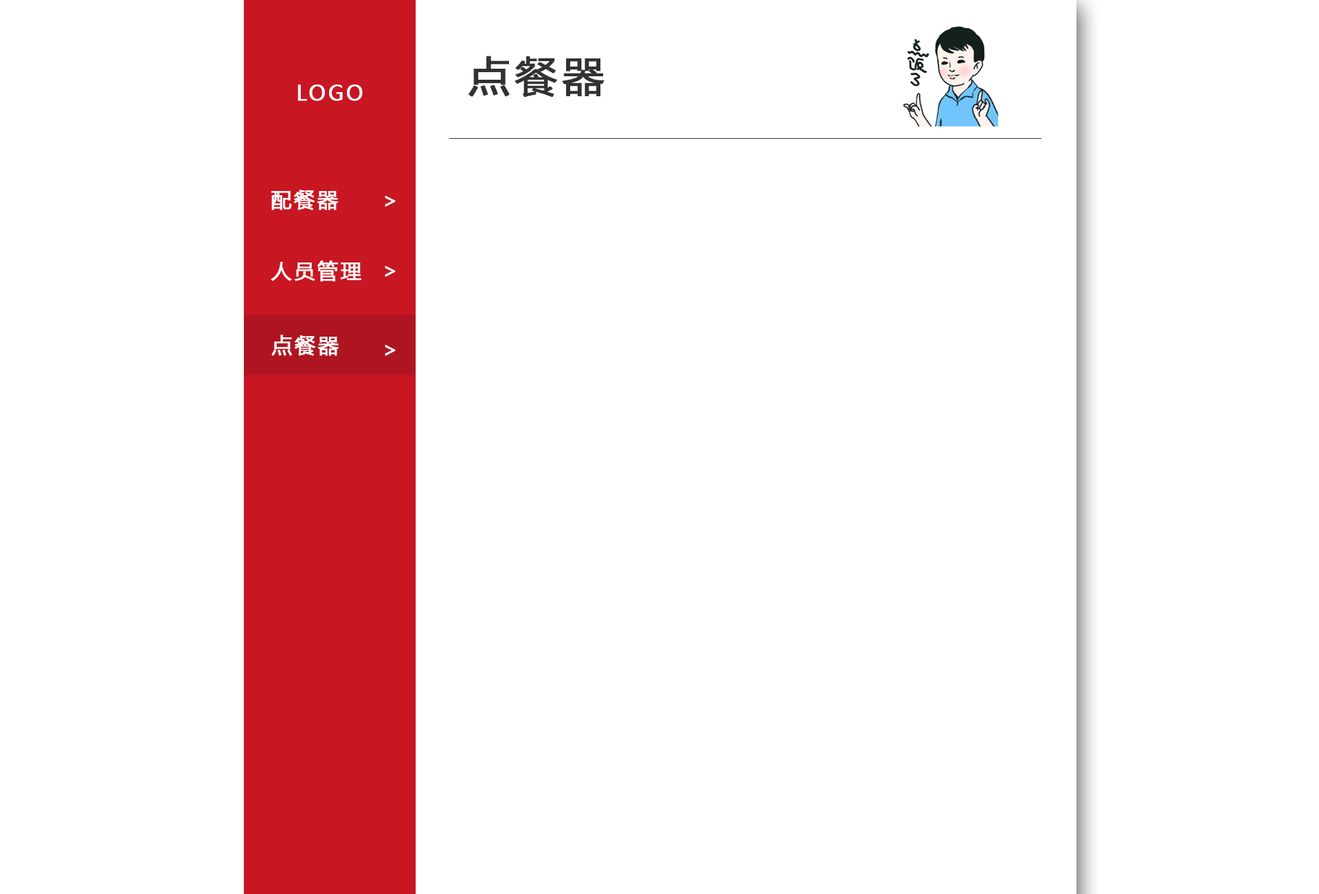
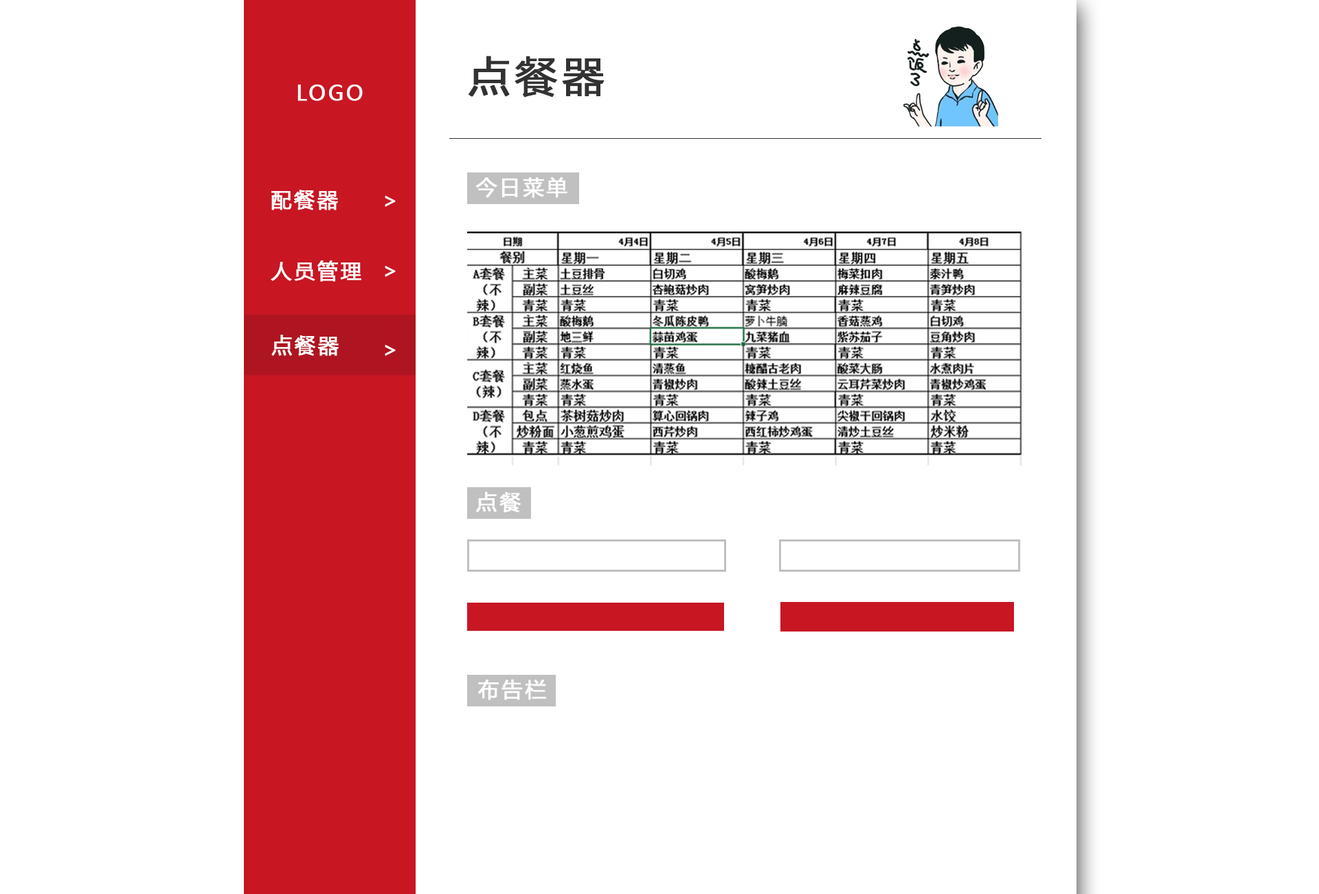
Before/after of a 1319x894 layered artwork. What changed in the layer stack:
added layer "今日菜单" in group "menu" over [475, 176, 568, 198]
added layer "标题bg" (3rd of 5, in "点餐器" › "menu") in group "menu" over [467, 172, 580, 205]
added layer "menu copy" in group "menu" over [467, 231, 1022, 466]
added layer "点餐" in group "order" over [476, 491, 521, 513]
added layer "标题bg" (4th of 5, in "点餐器" › "order") in group "order" over [467, 487, 532, 519]
added layer "name selector" in group "order" over [467, 539, 727, 572]
added layer "meal selector" in group "order" over [779, 539, 1021, 572]
added layer "order" (2nd of 2, in "点餐器" › "order") in group "order" over [467, 602, 725, 631]
added layer "random" in group "order" over [780, 601, 1015, 632]
added group "bulletin board" with 2 layers in group "点餐器" over [467, 674, 556, 707]
added layer "布告栏" in group "bulletin board" over [478, 678, 547, 701]
added layer "标题bg" (5th of 5, in "点餐器" › "bulletin board") in group "bulletin board" over [467, 674, 556, 707]
